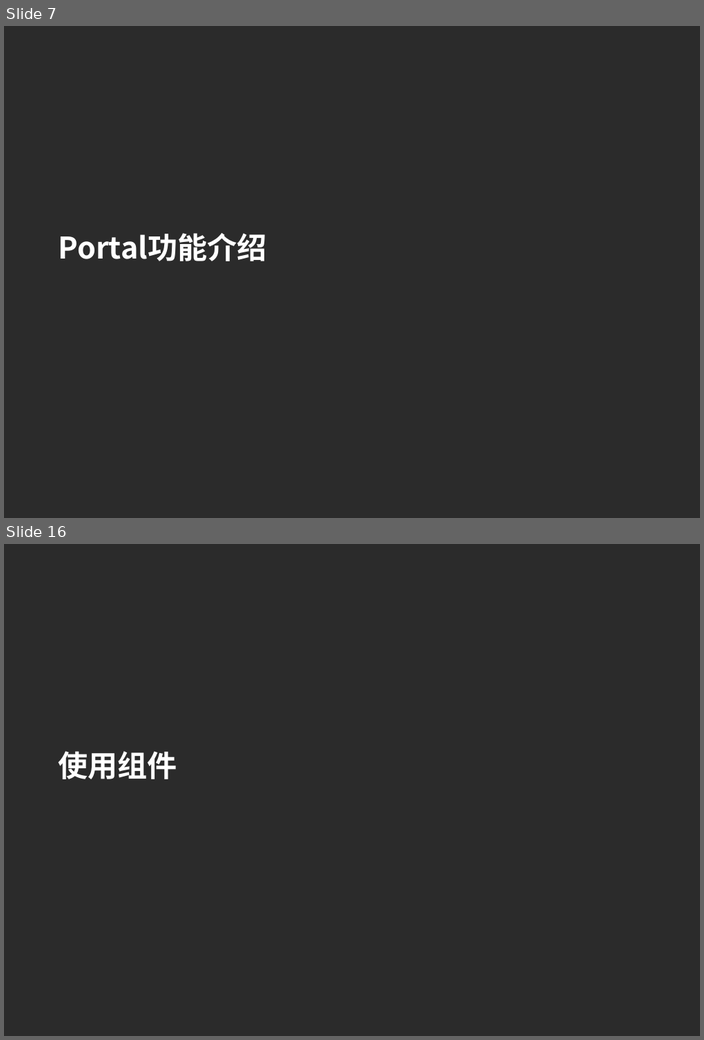
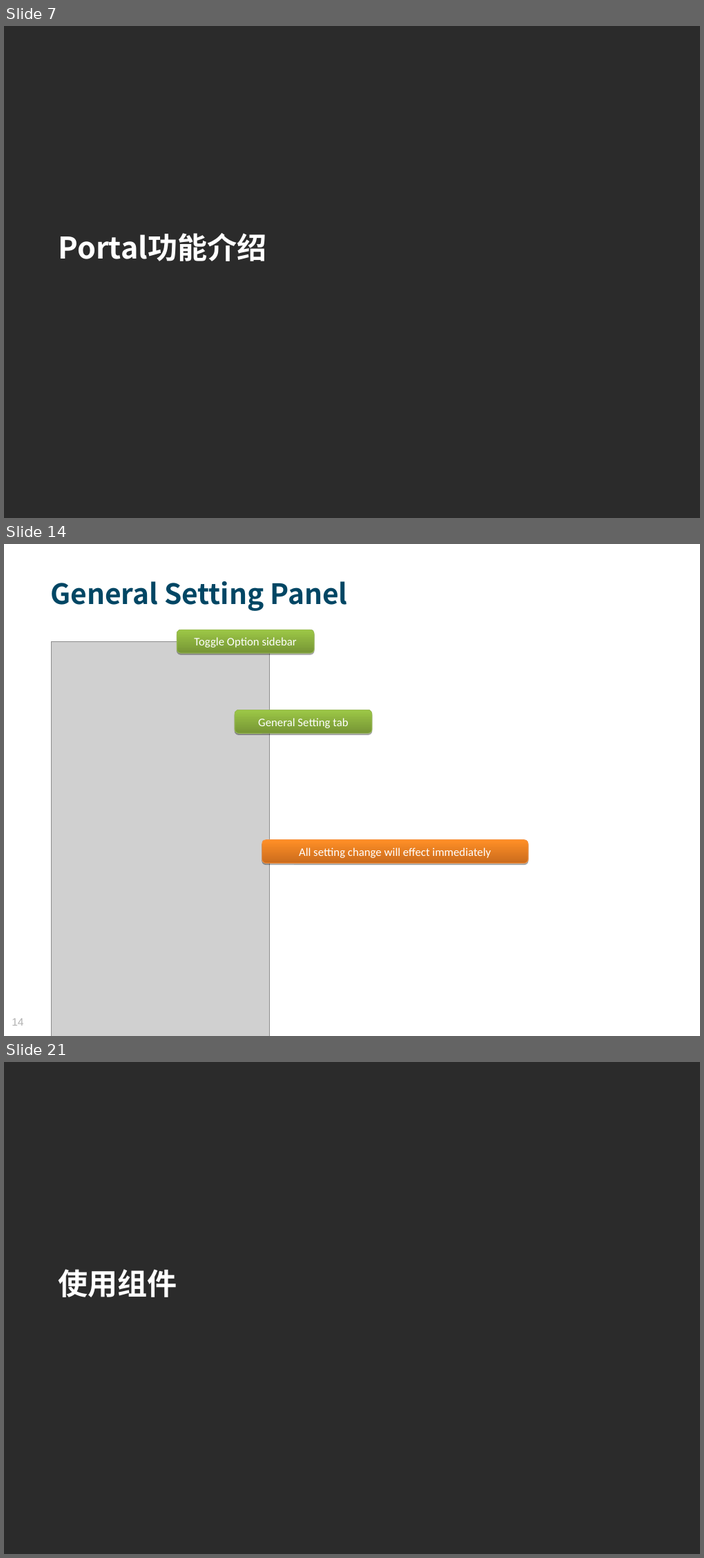
Before and after one commit to MosesZhu/Cube, a slide deck: Document/New Webframework Introduction.ppt. Shown one above the other, each under a label of ours: slides 7 and 16 before the commit, slides 7, 14 and 21 after it; the slides between them are not shown. The pictures are 704x1040 and 704x1558 pixels, drawn with LibreOffice and Linux fonts; fonts in the diff are those of the drawing; grey boxes stand for pictures; background and template pictures are left out; a plain dark background stands for a picture behind light text. Boxes give left, top, right and bottom in pixels: in the first picture for what was removed or moved away, otherwise in the second. Text is boxed around its words. In the diff, an @@ line names an element or a change of style, - is before the commit and + after.

```diff
--- a/Document/New Webframework Introduction.ppt
+++ b/Document/New Webframework Introduction.ppt
@@ slide 14 added at box(4, 544, 700, 1036), background picture (left out) @@
@@ text added at box(50, 581, 348, 611), 34 pt, text #004664, bold @@
+General Setting Panel
@@ picture added at box(51, 641, 269, 1036) @@
@@ rounded rectangle added at box(176, 630, 314, 653), fill gradient #769535 to #9CC746, outline #98B954 0.74 pt, 14 pt, text #FFFFFF @@
+Toggle Option sidebar
@@ rounded rectangle added at box(235, 710, 372, 733), fill gradient #769535 to #9CC746, outline #98B954 0.74 pt, 14 pt, text #FFFFFF @@
+General Setting tab
@@ rounded rectangle added at box(262, 840, 528, 863), fill gradient #CB6C1D to #FF8F26, outline #F69240 0.74 pt, 14 pt, text #FFFFFF @@
+All setting change will effect immediately
@@ page number added at box(12, 1018, 23, 1026), 13 pt, text #B2B2B2 @@
+14
@@ what was slide 16 is now slide 21 @@
```
Also in this commit, not shown: 4 slides changed, 10 other slides added, 5 slides removed, 1 other file.
